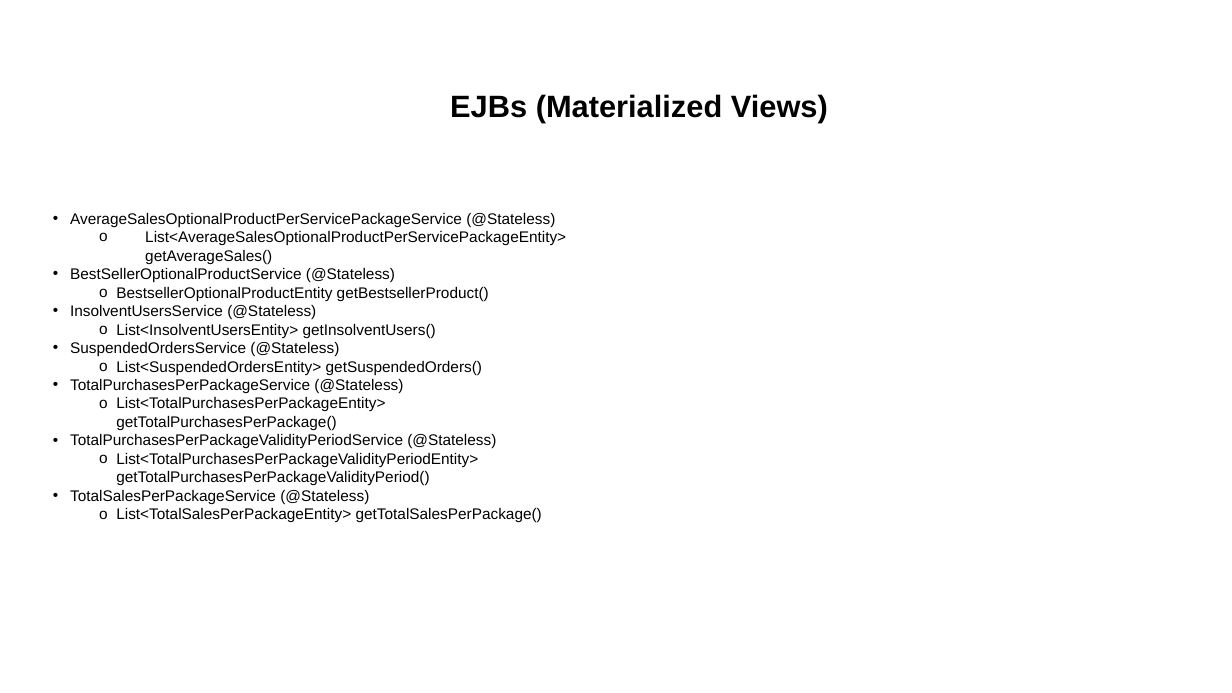
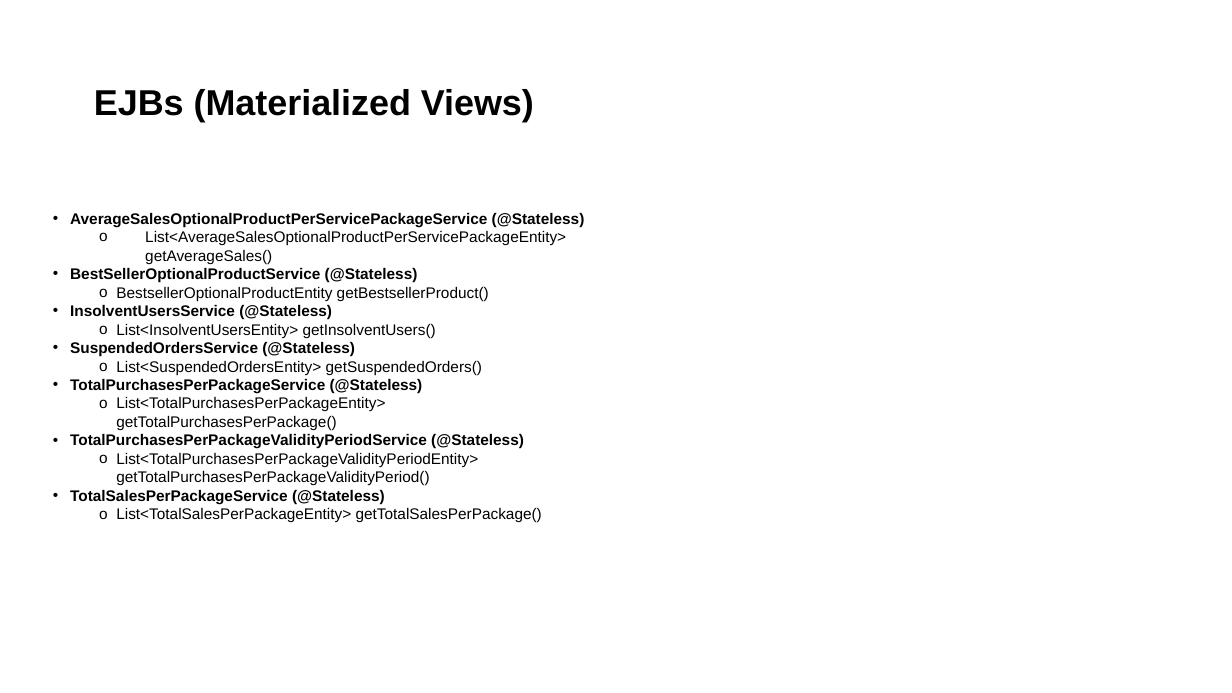
Before and after one commit to priscia99/databases-2-project, a slide deck: slide 56 of Deliverables/Report/Report.pptx. Drawn at 1232x693 pixels with LibreOffice and Linux fonts; fonts in the diff are those of the drawing. Boxes give left, top, right and bottom in pixels: in the first picture for what was removed or moved away, otherwise in the second. Text is boxed around its words. In the diff, an @@ line names an element or a change of style, - is before the commit and + after.

```diff
--- a/Deliverables/Report/Report.pptx
+++ b/Deliverables/Report/Report.pptx
@@ text "EJBs (Materialized Views)" at box(94, 89, 534, 122): size 24 to 28 pt; alignment centre to left; list level 2 to 1 in "EJBs (Materialized Views)"; line spacing 1.07 to 0.9 @@
@@ text at box(70, 213, 585, 504): bold on in "AverageSalesOptionalProductPerServicePackageService (@Statel ...", "BestSellerOptionalProductService (@Stateless)", "InsolventUsersService (@Stateless)", "SuspendedOrdersService (@Stateless)" and 3 more places @@
```
Also in this commit, not shown: 28 other slides changed, 6 other files.
